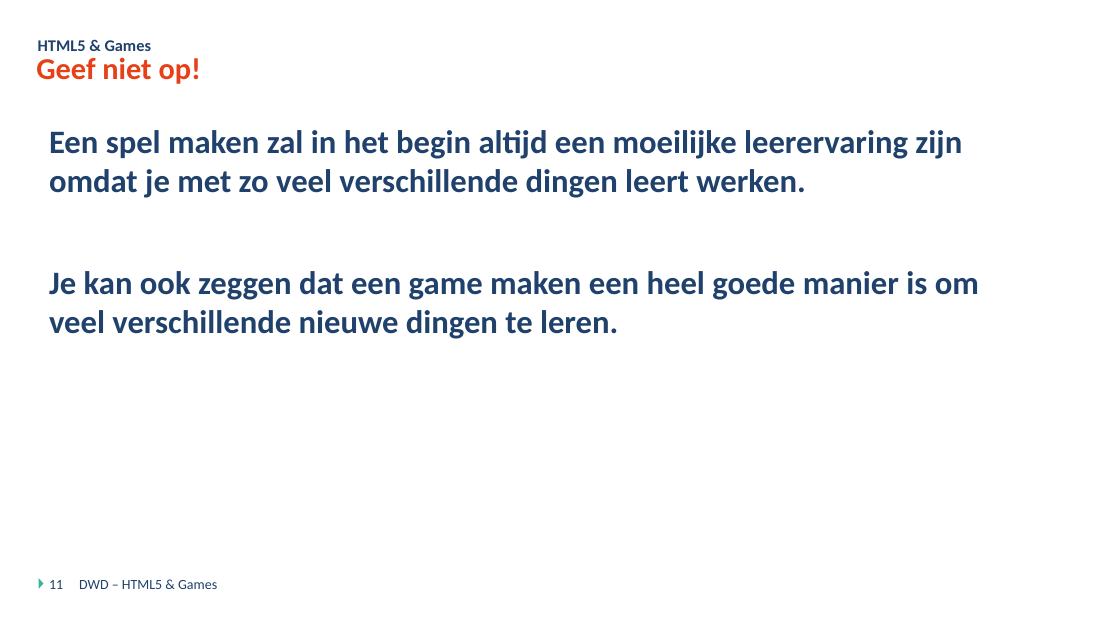
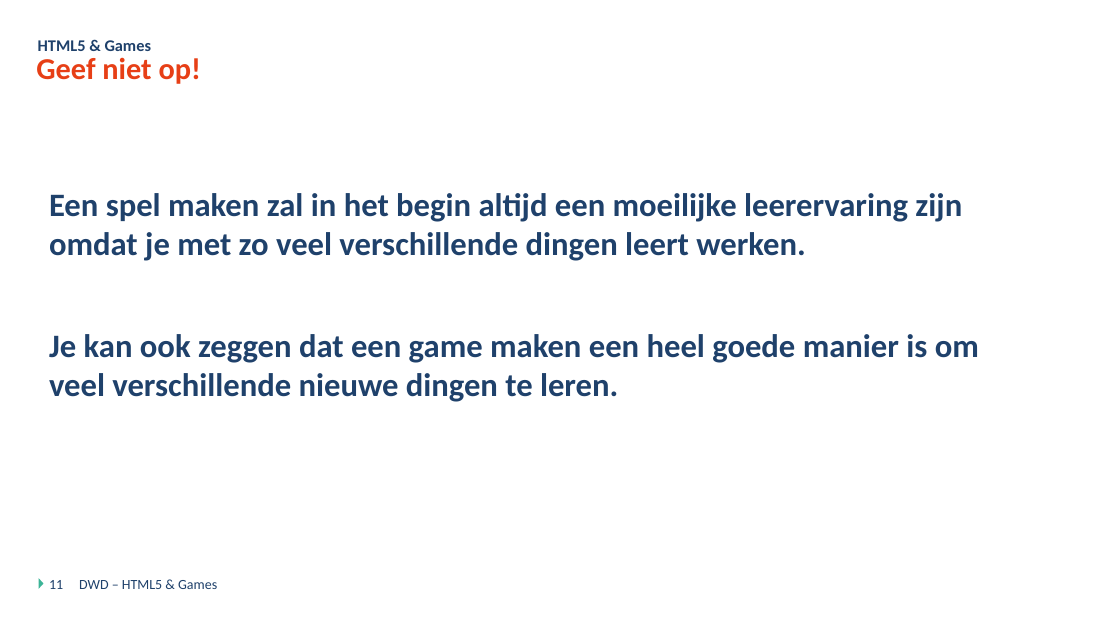
Before and after one commit to DmitriyVdE/Odisee_Bru_Dyn_Web_Dev_Opdracht, a slide deck: slide 11 of DWD - Javascript Games - Theorie.pptx. Drawn at 1120x630 pixels with LibreOffice and Linux fonts; fonts in the diff are those of the drawing; background and template pictures are left out. Boxes give left, top, right and bottom in pixels: in the first picture for what was removed or moved away, otherwise in the second. Text is boxed around its words. In the diff, an @@ line names an element or a change of style, - is before the commit and + after.

```diff
--- a/DWD - Javascript Games - Theorie.pptx
+++ b/DWD - Javascript Games - Theorie.pptx
@@ text "Een spel maken zal in ...": place and size @@
-text "Een spel maken zal in ..." at [49,130,979,339]
+text "Een spel maken zal in ..." at [49,193,979,402]
```
Also in this commit, not shown: 1 other slide changed, 1 other file.
